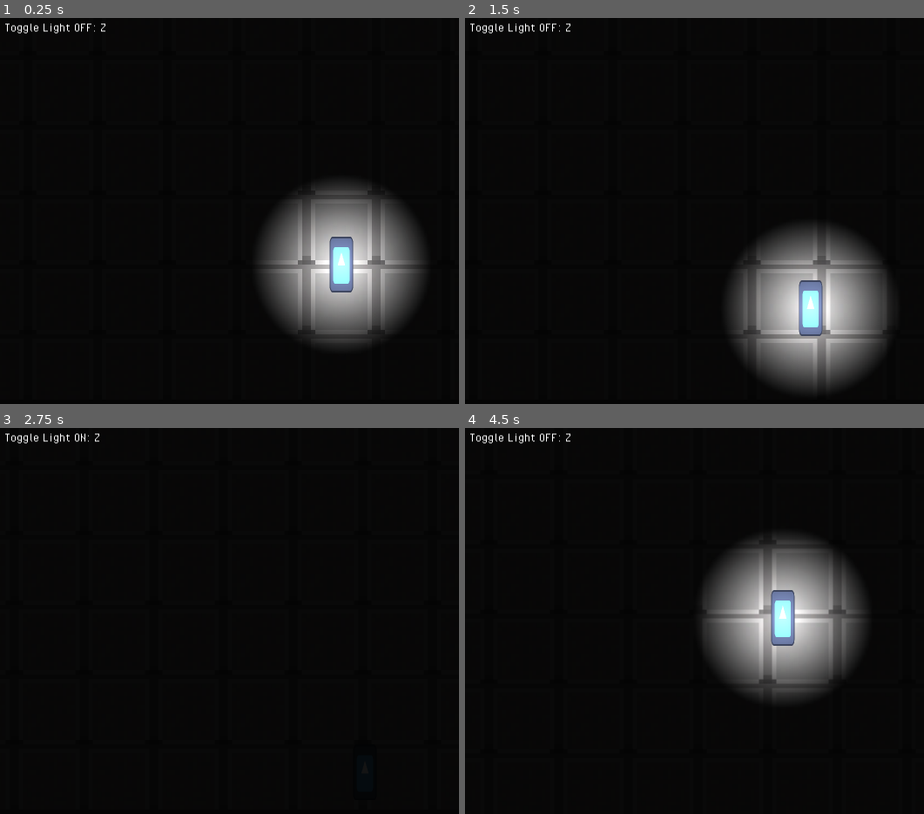
Above: before the commit, frames 1-4 (two rows, left to right).
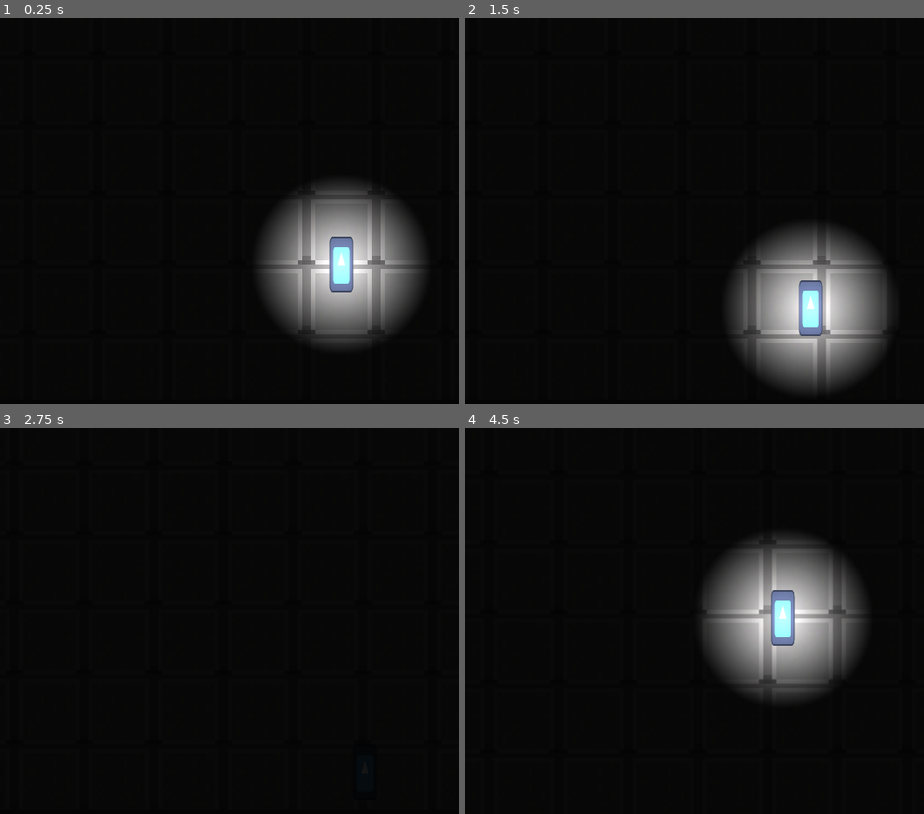
Above: after the commit, the same moments.

Repository: plouaincet/TheThreshold
Game: Godot game, scene res://scenes/game.tscn
Same seed, same stepped clock (60 frames per second), same inputs: the game is played once before the commit and once after it. The engine's default icon, where the game draws it, is replaced by a stand-in: a white triangle on a blue panel in a dark square.
Inputs:
- Up to frame 1 (0.25 s): no input
- Up to frame 2 (1.5 s): tap Enter at 0.5 s; hold D (right) 0.53-1.28 s; tap Z (light_toggle) at 0.6, 1.35 s; tap Space at 1.25 s; hold S (down) from 1.28 s (still down)
- Up to frame 3 (2.75 s): release S (down) at 2.03 s; hold D (right) from 2.03 s (still down); tap Z (light_toggle) at 2.1 s
- Up to frame 4 (4.5 s): tap Enter at 2.75 s; release D (right) at 2.78 s; hold W (up) 2.78-3.53 s; tap Z (light_toggle) at 2.85, 3.6, 4.35 s; hold A (left) from 3.53 s (still down); tap Space at 4.25 s

The runs differ from the first frame. In frame 1, 0.2% of the frame differs, in the area x 1-23%, y 1-5%; in frame 2, 0.2%; in frame 3, 0.1%; in frame 4, 0.2%.

Commit message:
Revert "added sounds and on-screen ON/OFF text to toggle-able light"
This reverts commit 6c97f811acd2ae3175633318f5d0b29bc00287ce.

Diff:
--- a/scenes/game.gd
+++ b/scenes/game.gd
@@ -10,4 +10,4 @@
 func _process(delta: float) -> void:
 	var number=rng.randi_range(0,5000)
 	if number==1:
-		$Horror_sound.play()
+		$AudioStreamPlayer2D.play()
--- a/scenes/game.tscn
+++ b/scenes/game.tscn
@@ -1,12 +1,9 @@
-[gd_scene load_steps=8 format=3 uid="uid://bcseent1yvlfo"]
+[gd_scene load_steps=5 format=3 uid="uid://bcseent1yvlfo"]
 
 [ext_resource type="Script" uid="uid://00pov1jjtbc2" path="res://scenes/game.gd" id="1_lnu2h"]
 [ext_resource type="PackedScene" uid="uid://bfhmev8phoae3" path="res://scenes/maze_map.tscn" id="1_uwrxv"]
 [ext_resource type="PackedScene" uid="uid://dtpksqljcnd38" path="res://scenes/player.tscn" id="2_yqjtg"]
 [ext_resource type="AudioStream" uid="uid://ba2vl3gtdn07" path="res://sounds/horror_sound.mp3" id="4_lbhrr"]
-[ext_resource type="PackedScene" uid="uid://b6ylrcicsx6jq" path="res://scenes/screen_texts.tscn" id="5_iywne"]
-[ext_resource type="AudioStream" uid="uid://cpl2tm0yk6683" path="res://sounds/lightswitch_off.mp3" id="6_p57ef"]
-[ext_resource type="AudioStream" uid="uid://cr7gbr8p8mdxn" path="res://sounds/lightswitch_on.mp3" id="7_u5sy4"]
 
 [node name="Game" type="Node"]
 script = ExtResource("1_lnu2h")
@@ -30,19 +27,7 @@
 position_smoothing_enabled = true
 position_smoothing_speed = 8.0
 
-[node name="Horror_sound" type="AudioStreamPlayer2D" parent="."]
+[node name="AudioStreamPlayer2D" type="AudioStreamPlayer2D" parent="."]
 stream = ExtResource("4_lbhrr")
 volume_db = 1.0
 max_polyphony = 2
-
-[node name="ScreenTexts" parent="." instance=ExtResource("5_iywne")]
-
-[node name="Switch_Off" type="AudioStreamPlayer" parent="."]
-stream = ExtResource("6_p57ef")
-volume_db = -10.0
-pitch_scale = 0.7
-
-[node name="Switch_On" type="AudioStreamPlayer" parent="."]
-stream = ExtResource("7_u5sy4")
-volume_db = -10.0
-pitch_scale = 0.8
--- a/scenes/player.gd
+++ b/scenes/player.gd
@@ -1,17 +1,10 @@
 extends CharacterBody2D
 
 const SPEED = 50
-@onready var switch_off: AudioStreamPlayer = $"../Switch_Off"
-@onready var switch_on: AudioStreamPlayer = $"../Switch_On"
 
 func _physics_process(_delta: float) -> void:
 	var direction := Input.get_vector("left","right","up","down")
 	velocity=direction*SPEED
 	if Input.is_action_just_pressed("light_toggle"):
-		if $PointLight2D.visible:
-			$PointLight2D.visible=false
-			switch_off.play()
-		else:
-			$PointLight2D.visible=true
-			switch_on.play()
+		$PointLight2D.visible=!$PointLight2D.visible
 	move_and_slide()
--- a/scenes/screen_tear.gd
+++ /dev/null
@@ -1,21 +0,0 @@
-extends CanvasLayer
-
-var rng=RandomNumberGenerator.new()
-var number :int =0
-# Called when the node enters the scene tree for the first time.
-func _ready() -> void:
-	pass # Replace with function body.
-
-
-# Called every frame. 'delta' is the elapsed time since the previous frame.
-func _process(_delta: float) -> void:
-	number = randi_range(0,10000)
-	if number<=20:
-		for i in $Control.get_child_count():
-			var y=rng.randi_range(28,865)
-			var x=rng.randi_range(501,1082)
-			$Control.get_child(i).position=Vector2(x,y)
-			$Control.get_child(i).visible=true
-	elif number>7000:
-		for i in $Control.get_child_count():
-			$Control.get_child(i).visible=false
--- a/scenes/screen_tear.tscn
+++ /dev/null
@@ -1,33 +0,0 @@
-[gd_scene load_steps=3 format=3 uid="uid://bey6xtqxp1qtq"]
-
-[ext_resource type="Script" uid="uid://csgul8uve5p2a" path="res://scenes/screen_tear.gd" id="1_1bon8"]
-
-[sub_resource type="CanvasTexture" id="CanvasTexture_1bon8"]
-
-[node name="ScreenTear" type="CanvasLayer"]
-script = ExtResource("1_1bon8")
-
-[node name="Control" type="Control" parent="."]
-layout_mode = 3
-anchors_preset = 0
-offset_top = -3.0
-offset_right = 40.0
-offset_bottom = 37.0
-
-[node name="Tear1" type="Sprite2D" parent="Control"]
-self_modulate = Color(1, 1, 1, 0.34901962)
-position = Vector2(348.62494, 9.5)
-scale = Vector2(1698.7498, -0.9999999)
-texture = SubResource("CanvasTexture_1bon8")
-
-[node name="Tear2" type="Sprite2D" parent="Control"]
-self_modulate = Color(1, 1, 1, 0.36862746)
-position = Vector2(375.12488, 10.375029)
-scale = Vector2(1749.7502, 0.7500574)
-texture = SubResource("CanvasTexture_1bon8")
-
-[node name="Tear3" type="Sprite2D" parent="Control"]
-self_modulate = Color(1, 1, 1, 0.34509805)
-position = Vector2(372.6251, 9.312554)
-scale = Vector2(1730.75, -1.3748916)
-texture = SubResource("CanvasTexture_1bon8")
--- a/scenes/screen_texts.gd
+++ /dev/null
@@ -1,15 +0,0 @@
-extends CanvasLayer
-
-@onready var player: CharacterBody2D = $"../player"
-
-# Called when the node enters the scene tree for the first time.
-func _ready() -> void:
-	pass # Replace with function body.
-
-
-# Called every frame. 'delta' is the elapsed time since the previous frame.
-func _process(_delta: float) -> void:
-	if player.get_child(0).visible:
-		$Control/Label.text="Toggle Light OFF: Z"
-	else:
-		$Control/Label.text="Toggle Light ON: Z"
--- a/scenes/screen_texts.tscn
+++ /dev/null
@@ -1,22 +0,0 @@
-[gd_scene load_steps=3 format=3 uid="uid://b6ylrcicsx6jq"]
-
-[ext_resource type="Script" uid="uid://c210a7ukivhof" path="res://scenes/screen_texts.gd" id="1_i568l"]
-[ext_resource type="FontFile" uid="uid://ckuwm3n5tkw7u" path="res://fonts/PixelOperator.ttf" id="2_fmkxf"]
-
-[node name="ScreenTexts" type="CanvasLayer"]
-script = ExtResource("1_i568l")
-
-[node name="Control" type="Control" parent="."]
-layout_mode = 3
-anchors_preset = 0
-offset_right = 40.0
-offset_bottom = 40.0
-
-[node name="Label" type="Label" parent="Control"]
-layout_mode = 0
-offset_left = 26.0
-offset_top = 19.0
-offset_right = 66.0
-offset_bottom = 47.0
-theme_override_fonts/font = ExtResource("2_fmkxf")
-theme_override_font_sizes/font_size = 32
Binary file removed: fonts/PixelOperator.ttf
Not shown, removed: fonts/PixelOperator.ttf.import
Not shown, removed: scenes/screen_tear.gd.uid
Not shown, removed: scenes/screen_texts.gd.uid
Not shown, removed: sounds/lightswitch_off.mp3.import
Not shown, removed: sounds/lightswitch_on.mp3.import
Not shown, removed: sounds/lightswitch_off.mp3
Not shown, removed: sounds/lightswitch_on.mp3
